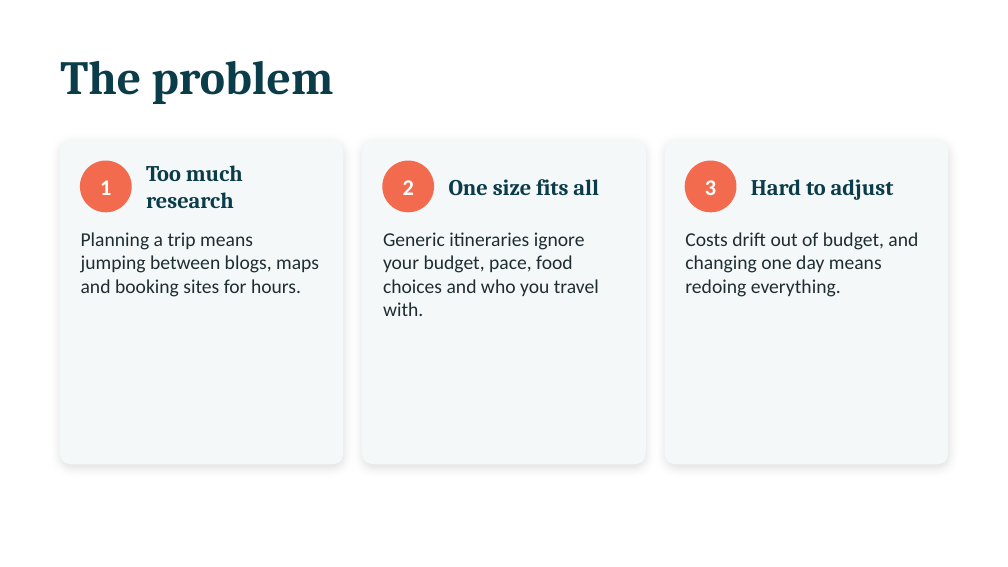
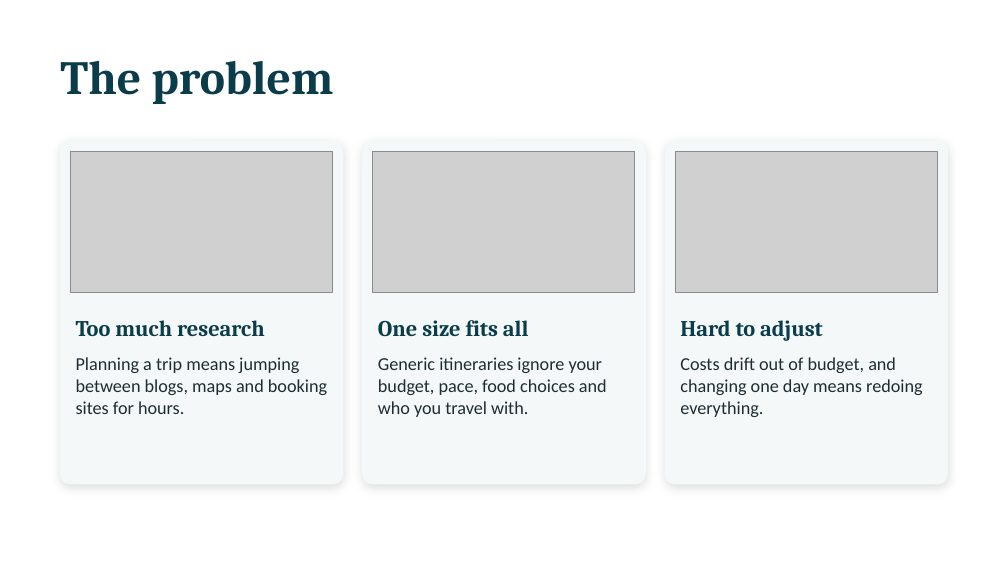
Before and after one commit to princevish15/wayfarer, a slide deck: slide 2 of docs/Wayfarer-Project-PPT.pptx. Drawn at 1008x567 pixels with LibreOffice and Linux fonts; fonts in the diff are those of the drawing; grey boxes stand for pictures. Boxes give left, top, right and bottom in pixels: in the first picture for what was removed or moved away, otherwise in the second. Text is boxed around its words. In the diff, an @@ line names an element or a change of style, - is before the commit and + after.

Commit message:
PPT: add images, new cover color

```diff
--- a/docs/Wayfarer-Project-PPT.pptx
+++ b/docs/Wayfarer-Project-PPT.pptx
@@ rounded rectangle: place and size @@
-rounded rectangle at [60,141,343,464]
+rounded rectangle at [60,141,343,484]
@@ rounded rectangle: place and size @@
-rounded rectangle at [363,141,645,464]
+rounded rectangle at [363,141,645,484]
@@ rounded rectangle: place and size @@
-rounded rectangle at [665,141,948,464]
+rounded rectangle at [665,141,948,484]
@@ picture added at [71,151,333,292] @@
@@ ellipse removed at [81,161,131,212] @@
@@ picture added at [373,151,635,292] @@
@@ ellipse removed at [383,161,433,212] @@
@@ picture added at [675,151,937,292] @@
@@ ellipse removed at [685,161,736,212] @@
@@ text removed at [100,180,111,195] @@
-1
@@ text removed at [403,180,414,195] @@
-2
@@ text removed at [705,180,716,195] @@
-3
@@ text "Too much research" rewrapped from [146,165,243,208] to [76,320,265,336] @@
@@ text "One size fits all": place and size @@
-text "One size fits all" at [449,179,599,196]
+text "One size fits all" at [378,320,529,337]
@@ text "Hard to adjust": place and size @@
-text "Hard to adjust" at [751,179,894,200]
+text "Hard to adjust" at [680,320,823,341]
@@ text "Planning a trip means jumping ...": place and size @@
-text "Planning a trip means jumping ..." at [81,232,319,297]
+text "Planning a trip means jumping ..." at [76,357,327,414]
@@ text "Generic itineraries ignore your budget, ...": place and size @@
-text "Generic itineraries ignore your budget, ..." at [383,232,599,316]
+text "Generic itineraries ignore your budget, ..." at [378,357,607,417]
@@ size 14 to 13 pt in 3 elements at [76,357,327,414], [378,357,607,417], [680,357,923,417] @@
@@ text "Costs drift out of budget, ...": place and size @@
-text "Costs drift out of budget, ..." at [685,232,918,297]
+text "Costs drift out of budget, ..." at [680,357,923,417]
```
Also in this commit, not shown: 4 other slides changed.
